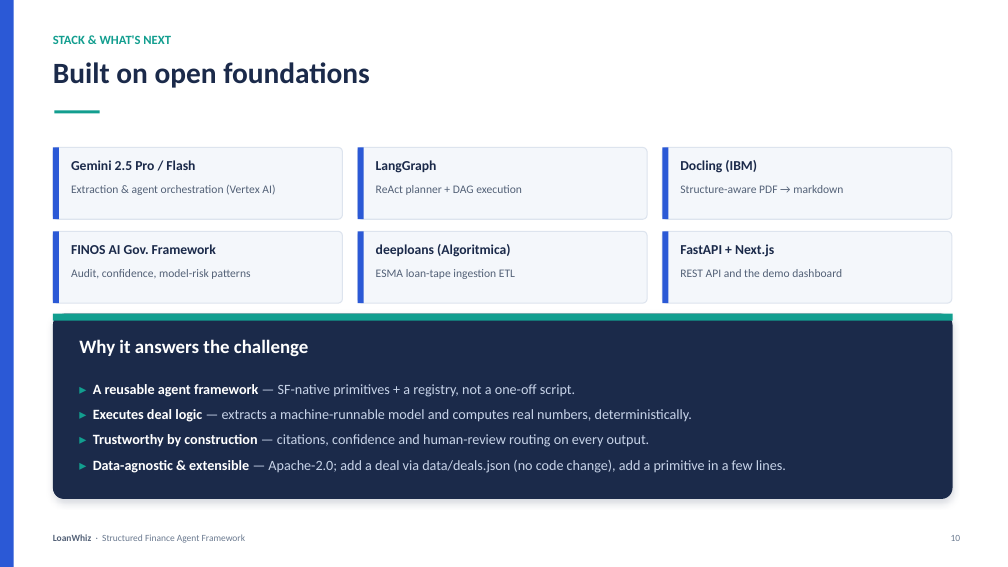
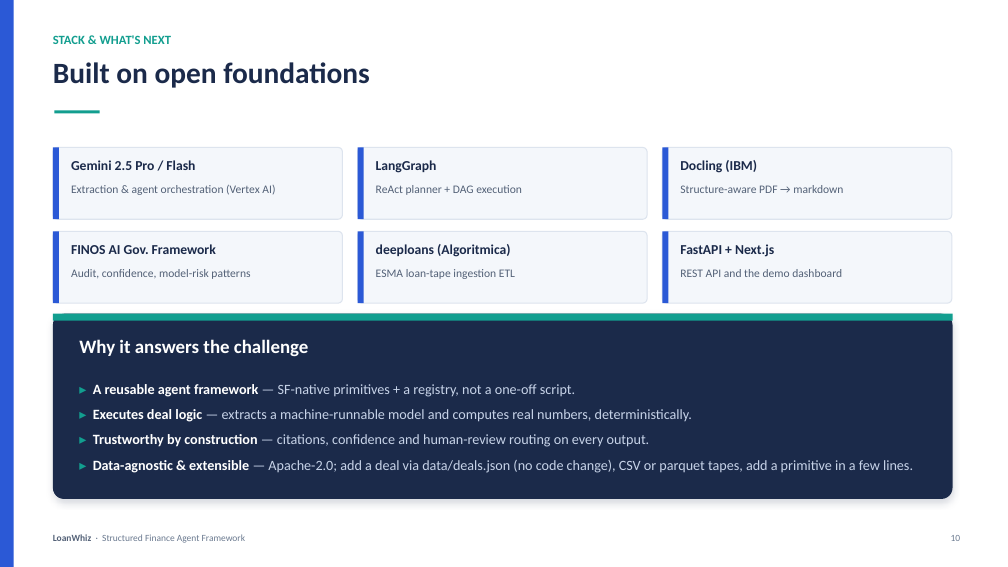
Before and after one commit to waafirio/loanwhiz, a slide deck: slide 10 of presentation/LoanWhiz-Presentation.pptx. Drawn at 1008x567 pixels with LibreOffice and Linux fonts; fonts in the diff are those of the drawing. Boxes give left, top, right and bottom in pixels: in the first picture for what was removed or moved away, otherwise in the second. Text is boxed around its words. In the diff, an @@ line names an element or a change of style, - is before the commit and + after.

```diff
--- a/presentation/LoanWhiz-Presentation.pptx
+++ b/presentation/LoanWhiz-Presentation.pptx
@@ text at [93,460,913,473]: text changed @@
-▸ Data-agnostic & extensible — Apache-2.0; add a deal via data/deals.json (no code change), add a primitive in a few lines.
+▸ Data-agnostic & extensible — Apache-2.0; add a deal via data/deals.json (no code change), CSV or parquet tapes, add a primitive in a few lines.
```
Also in this commit, not shown: 1 other slide changed, 3 other files.
